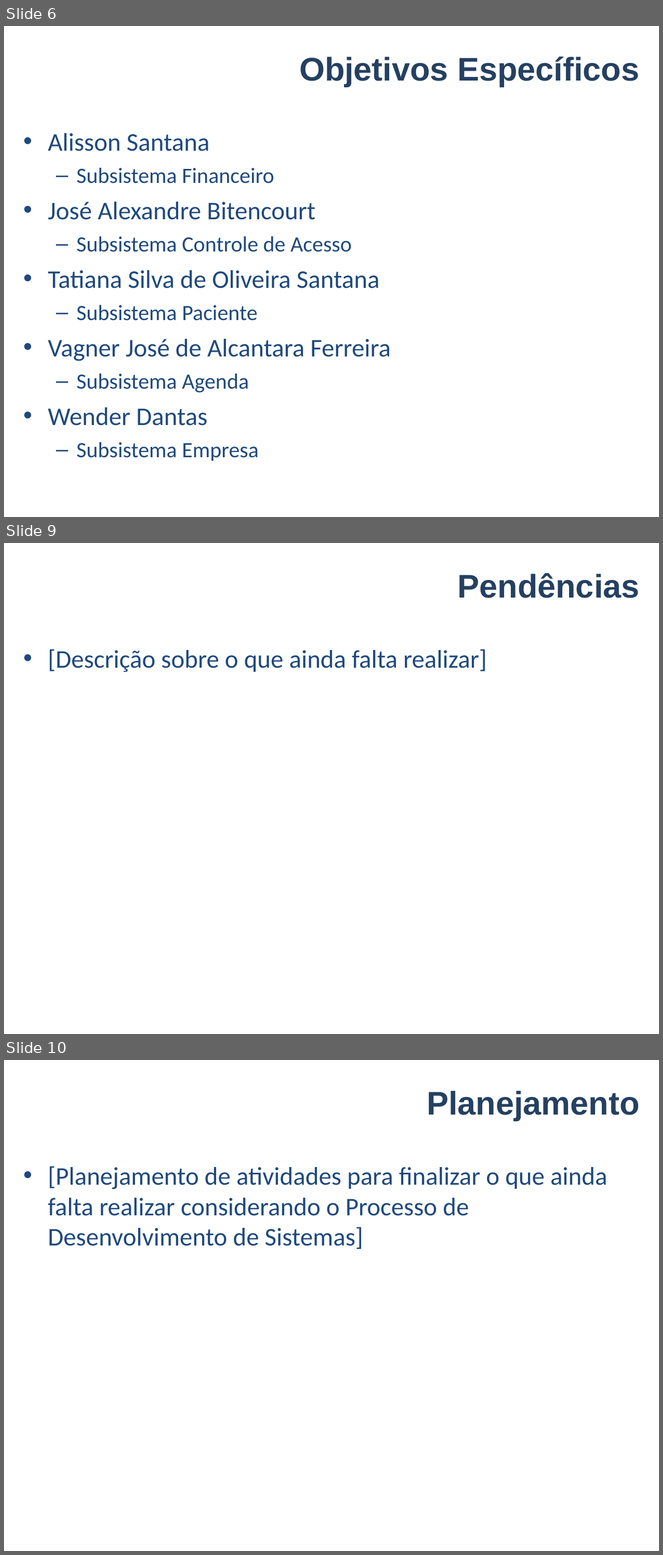
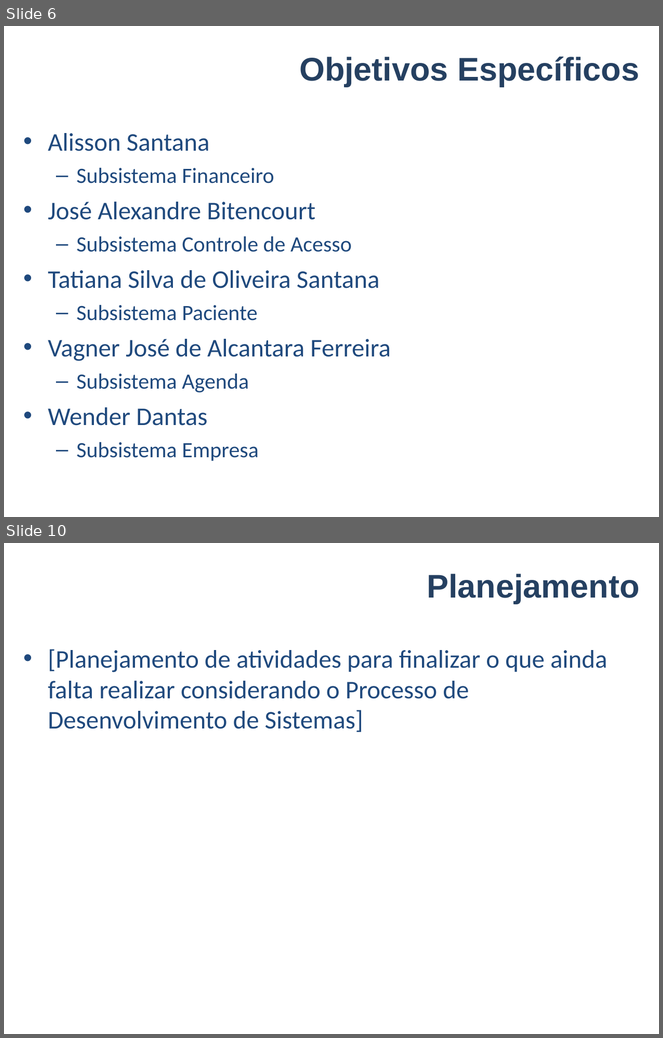
Before and after one commit to VagnerAlcantara/TCC, a slide deck: AnteProjeto/Apresentacao do Anteprojeto.ppt. Shown one above the other, each under a label of ours: slides 6, 9 and 10 before the commit, slides 6 and 10 after it; the slides between them are not shown. The pictures are 663x1555 and 663x1038 pixels, drawn with LibreOffice and Linux fonts; fonts in the diff are those of the drawing; background and template pictures are left out. Boxes give left, top, right and bottom in pixels: in the first picture for what was removed or moved away, otherwise in the second. Text is boxed around its words. In the diff, an @@ line names an element or a change of style, - is before the commit and + after.

```diff
--- a/AnteProjeto/Apresentacao do Anteprojeto.ppt
+++ b/AnteProjeto/Apresentacao do Anteprojeto.ppt
@@ slide 9 removed at [4,543,659,1034], background #FFFFFF @@
@@ title removed at [458,573,640,598] @@
-Pendências
@@ text removed at [48,649,487,672] @@
-• [Descrição sobre o que ainda falta realizar]
```
Also in this commit, not shown: 1 slide changed, 2 slides added, 1 other slide removed.
